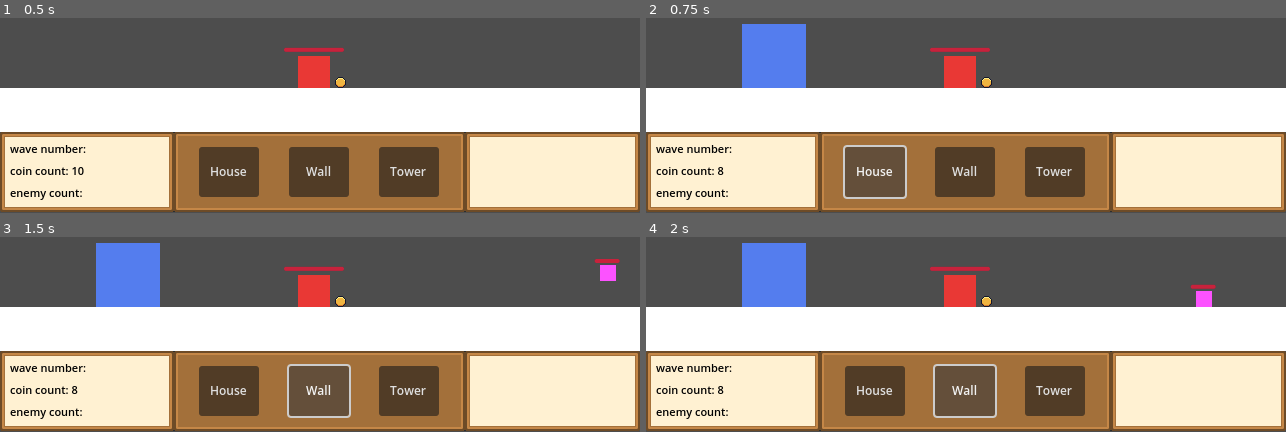
Above: before the commit, frames 1-4 (two rows, left to right).
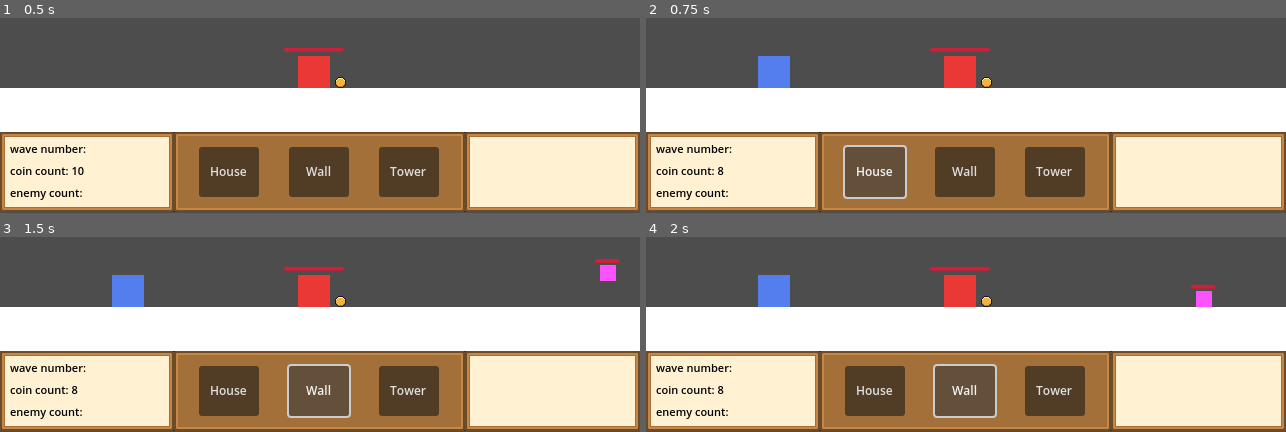
Above: after the commit, the same moments.

Repository: Caneris/Foxhold
Game: Godot game, scene res://scenes/main.tscn
The game is run twice, just before and just after one commit, with the same random seed, the same clock (stepped at 60 frames per second) and the same inputs.
Inputs:
- Up to frame 1 (0.5 s): no input
- Up to frame 2 (0.75 s): click "House" at 0.5 s
- Up to frame 3 (1.5 s): click "Wall" at 1.25 s
- Up to frame 4 (2 s): no input

Frame 1 is identical in both runs. In frame 2, 2.5% of the frame differs, in the area x 15-25%, y 3-36%; in frame 3, 2.5%; in frame 4, 2.5%.

Commit message:
working on focus system

Diff:
--- a/scenes/house.tscn
+++ b/scenes/house.tscn
@@ -3,7 +3,7 @@
 [ext_resource type="Script" uid="uid://dy4dyp3sytag5" path="res://scripts/house.gd" id="1_d7po0"]
 
 [sub_resource type="RectangleShape2D" id="RectangleShape2D_x8wvn"]
-size = Vector2(64, 64)
+size = Vector2(32, 32)
 
 [sub_resource type="CanvasTexture" id="CanvasTexture_x8wvn"]
 
@@ -16,11 +16,11 @@
 
 [node name="CollisionShape2D" type="CollisionShape2D" parent="."]
 z_index = 1
-position = Vector2(0, -32)
+position = Vector2(0, -16)
 shape = SubResource("RectangleShape2D_x8wvn")
 
 [node name="Sprite2D" type="Sprite2D" parent="."]
 modulate = Color(0.330827, 0.492065, 0.931673, 1)
-position = Vector2(0, -32)
-scale = Vector2(64, 64)
+position = Vector2(0, -16)
+scale = Vector2(32, 32)
 texture = SubResource("CanvasTexture_x8wvn")
--- a/scripts/main.gd
+++ b/scripts/main.gd
@@ -40,7 +40,7 @@
 enum FocusType { HEART, HOUSE, WALL, TOWER }
 var current_focus_type: FocusType = FocusType.HEART
 var focusable_structures: Array = []
-var current_focus_index: int = 0
+var current_focus_index: int = -1
 
 # ui action sections
 @onready var heart_action_section: Control = $UI_Layer/UI/BottomPanel/HBoxContainer/ActionSectionBackground/HeartActionSection
@@ -85,7 +85,6 @@
 func _setup_focus_system() -> void:
 	# Get all focusable structures and sort by x position
 	var structures := get_tree().get_nodes_in_group("focusable_structures")
-	print("Found %d focusable structures" % focusable_structures.size())
 	structures.sort_custom(func(a, b): return a.global_position.x < b.global_position.x)
 
 	# store for cycling
@@ -105,11 +104,11 @@
 	if structure.is_in_group("heart"):
 		set_focus(FocusType.HEART)
 	elif structure.is_in_group("house"):
-		set_focus(FocusType.HOUSE, structure.house_id)
+		set_focus(FocusType.HOUSE, index)
 	elif structure.is_in_group("tower"):
-		set_focus(FocusType.TOWER, structure.tower_id)  # when you add towers
+		set_focus(FocusType.TOWER, index)  # when you add towers
 	elif structure.is_in_group("wall"):
-		set_focus(FocusType.WALL, structure.wall_id)    # when you add walls
+		set_focus(FocusType.WALL, index)    # when you add walls
 
 
 func _update_ui_visibility() -> void:
@@ -152,6 +151,7 @@
 	match type:
 		"House":
 			if try_create_house():
+				_setup_focus_system()
 				update_coin_count(-cost)
 		"Tower":
 			pass
Not shown: 1 places in scenes/coin.tscn that only renumber resources
Not shown: 1 places in scenes/ui.tscn that only renumber resources
